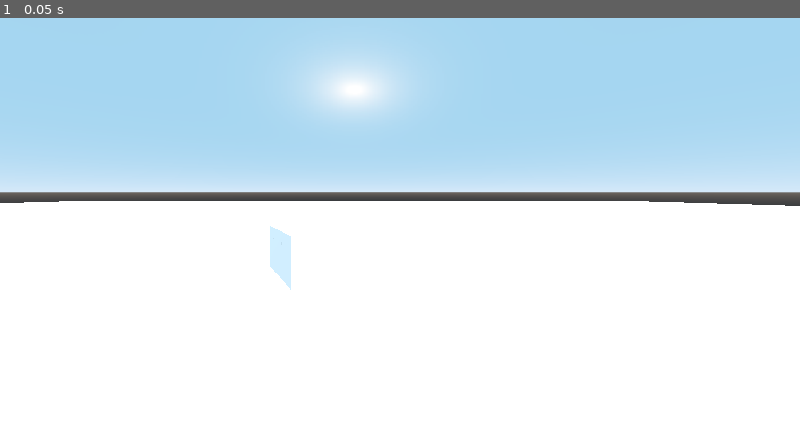
Above: before the commit, frame 1.
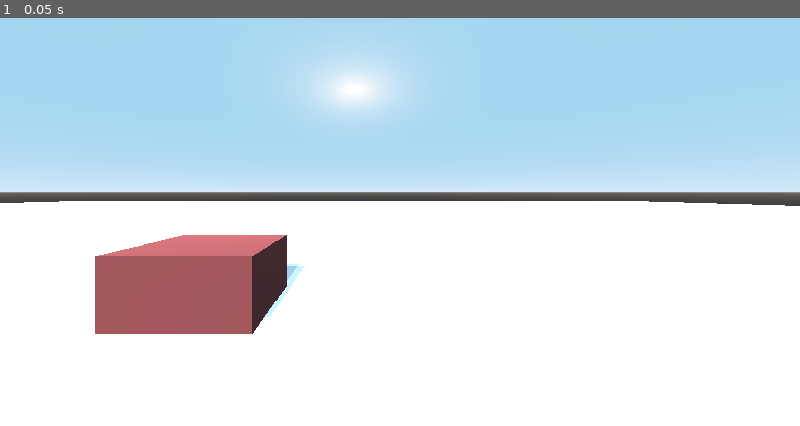
Above: after the commit, the same moment.

Repository: oudeismetis/reading-room
Game: Godot game, scene res://Main.tscn
Same seed, same stepped clock (60 frames per second), same inputs: the game is played once before the commit and once after it.
Inputs:
- Up to frame 1 (0.05 s): no input

The runs differ from the first frame. In frame 1, 5.4% of the frame differs, in the area x 11-39%, y 50-78%.

Commit message:
Clicking on cube logs event

Diff:
--- /dev/null
+++ b/Cube.gd
@@ -0,0 +1,14 @@
+extends Spatial
+
+
+# Called when the node enters the scene tree for the first time.
+func _ready():
+	# get_node("MeshInstance/Area").connect("input_event", self, "_cube_clicked")
+	pass
+
+
+func _on_Area_input_event(camera, event, click_position, click_normal, shape_idx):
+	# print("Inside event")
+	if event is InputEventMouseButton:
+		if event.button_index == BUTTON_LEFT and event.pressed == true:
+			print("Cube has been clicked!")
--- a/Main.gd
+++ b/Main.gd
@@ -16,4 +16,5 @@
 
 func _input(_event):
 	if Input.is_action_just_pressed("click"):
-		print("Click pressed!!!")
+		# print("Click pressed!")
+		pass
--- a/Main.tscn
+++ b/Main.tscn
@@ -1,6 +1,7 @@
-[gd_scene load_steps=6 format=2]
+[gd_scene load_steps=8 format=2]
 
 [ext_resource path="res://Main.gd" type="Script" id=1]
+[ext_resource path="res://Cube.gd" type="Script" id=2]
 
 [sub_resource type="BoxShape" id=1]
 extents = Vector3( 30, 1, 30 )
@@ -8,11 +9,16 @@
 [sub_resource type="CubeMesh" id=2]
 size = Vector3( 60, 2, 60 )
 
-[sub_resource type="BoxShape" id=3]
+[sub_resource type="SpatialMaterial" id=5]
+albedo_color = Color( 0.686275, 0.321569, 0.321569, 1 )
+metallic = 0.23
+
+[sub_resource type="CubeMesh" id=3]
+material = SubResource( 5 )
+size = Vector3( 1, 1, 1 )
+
+[sub_resource type="BoxShape" id=4]
 extents = Vector3( 0.5, 0.5, 0.5 )
-
-[sub_resource type="CubeMesh" id=4]
-size = Vector3( 1, 1, 1 )
 
 [node name="Main" type="ARVROrigin"]
 script = ExtResource( 1 )
@@ -33,12 +39,17 @@
 mesh = SubResource( 2 )
 material/0 = null
 
-[node name="StaticBody" type="StaticBody" parent="."]
-transform = Transform( 0.893473, 0, 0.449116, 0, 1, 0, -0.449116, 0, 0.893473, -0.337041, 0.524186, -3.41131 )
+[node name="Cube" type="Spatial" parent="."]
+transform = Transform( 1, 0, 0, 0, 1, 0, 0, 0, 1, -1.12876, 0.525934, -2.38565 )
+script = ExtResource( 2 )
 
-[node name="CollisionShape" type="CollisionShape" parent="StaticBody"]
-shape = SubResource( 3 )
+[node name="MeshInstance" type="MeshInstance" parent="Cube"]
+mesh = SubResource( 3 )
+material/0 = null
 
-[node name="MeshInstance" type="MeshInstance" parent="StaticBody"]
-mesh = SubResource( 4 )
-material/0 = null
+[node name="Area" type="Area" parent="Cube/MeshInstance"]
+
+[node name="CollisionShape" type="CollisionShape" parent="Cube/MeshInstance/Area"]
+shape = SubResource( 4 )
+
+[connection signal="input_event" from="Cube/MeshInstance/Area" to="Cube" method="_on_Area_input_event"]
